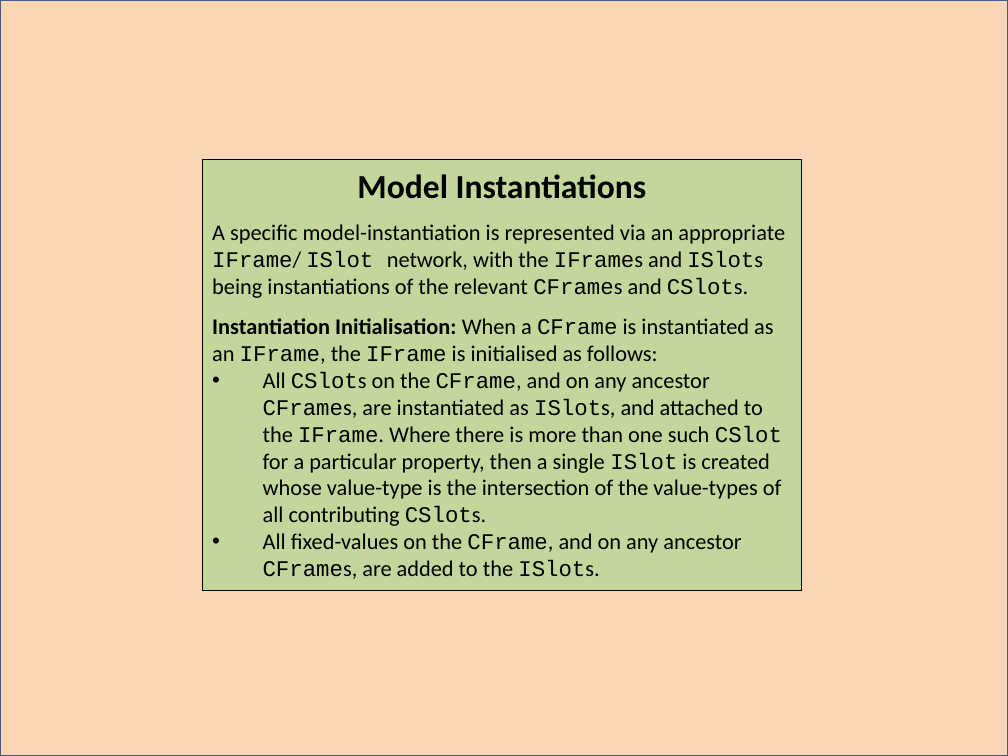
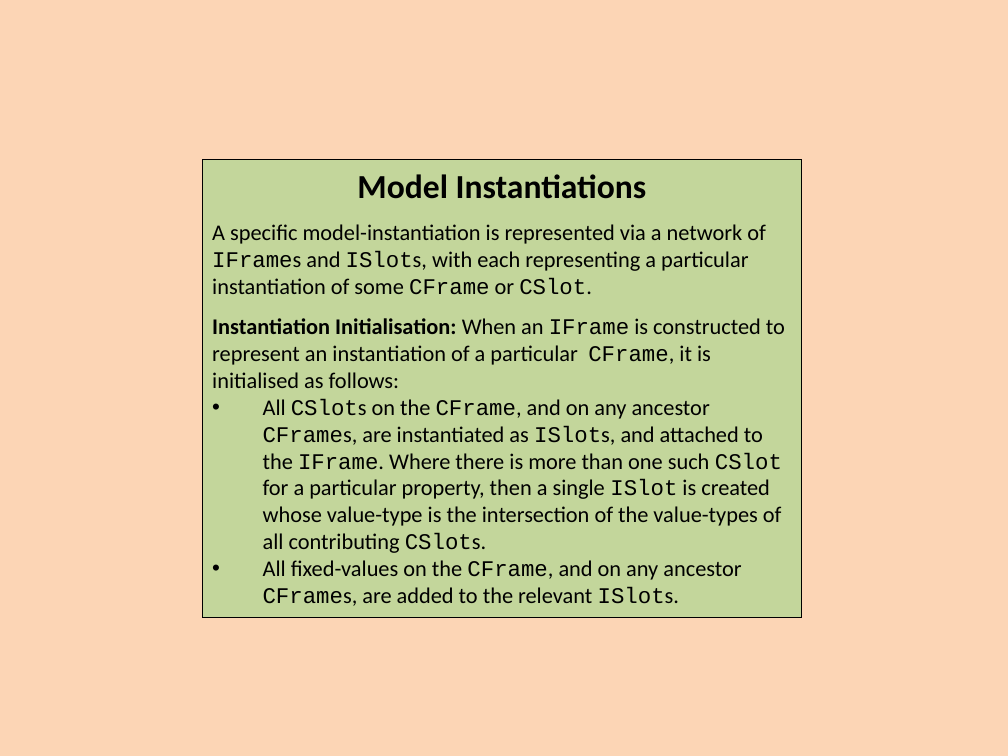
Before and after one commit to colin-puleston/mekon-hobo, a slide deck: slide 16 of docs/MEKON-HOBO Introductory Tutorial.pptx. Drawn at 1008x756 pixels with LibreOffice and Linux fonts; fonts in the diff are those of the drawing. Boxes give left, top, right and bottom in pixels: in the first picture for what was removed or moved away, otherwise in the second. Text is boxed around its words. In the diff, an @@ line names an element or a change of style, - is before the commit and + after.

```diff
--- a/docs/MEKON-HOBO Introductory Tutorial.pptx
+++ b/docs/MEKON-HOBO Introductory Tutorial.pptx
@@ background #FFFFFF to #FCD5B5 @@
@@ rectangle removed at (0, 0, 1008, 756) @@
@@ rectangle "Model Instantiations": place and size @@
-rectangle "Model Instantiations" at (203, 159, 802, 590)
+rectangle "Model Instantiations" at (203, 159, 802, 617)
@@ text in rectangle at (212, 224, 785, 388): text changed @@
-A specific model-instantiation is represented via an appropriate IFrame/ ISlot network, with the IFrames and ISlots being instantiations of the relevant CFrames and CSlots.
-Instantiation Initialisation: When a CFrame is instantiated as an IFrame, the IFrame is initialised as follows:
+A specific model-instantiation is represented via a network of IFrames and ISlots, with each representing a particular instantiation of some CFrame or CSlot.
+Instantiation Initialisation: When an IFrame is constructed to represent an instantiation of a particular CFrame, it is initialised as follows:
@@ text in rectangle at (263, 560, 741, 606): text changed @@
-• All fixed-values on the CFrame, and on any ancestor CFrames, are added to the ISlots.
+• All fixed-values on the CFrame, and on any ancestor CFrames, are added to the relevant ISlots.
```
Also in this commit, not shown: 30 other slides changed, 14 slides added.
